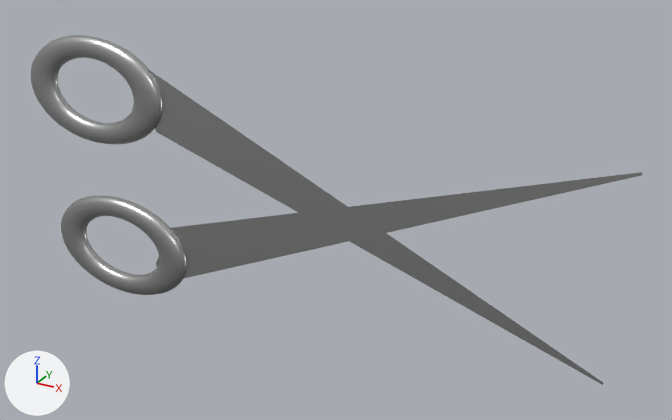
What one commit did to the FBX model Assets/Models/FBX files/Scissors.fbx.
One viewpoint serves both versions: a 50 mm camera at (19.78, -2.63, 3.53) aimed at (15.11, 5.85, -0.71). Lighting does not change. The marker at lower left points along +X, +Y and +Z. Where no turn or scale is listed for an object, it has been applied to the vertices.
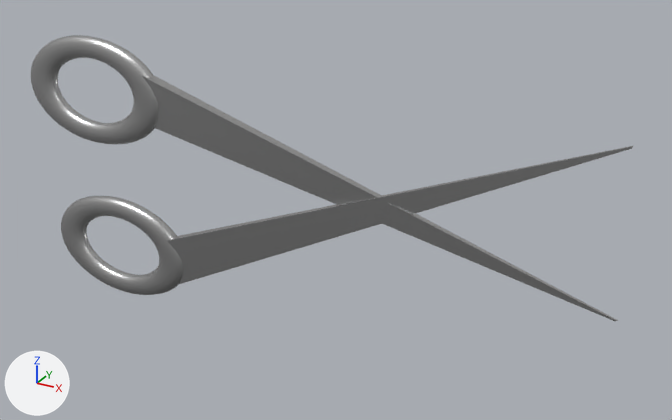
Where the change shows, as pixel boxes (x1, y1, x2, y2) in the pictures (672 x 420 px):
'Torus', reshaped (18% shorter): before (31, 35, 642, 385); after (31, 35, 633, 321)
part 1 of me_torus, rebuilt (56% shorter): before (148, 69, 604, 385); after (167, 146, 633, 285)
part 2 of me_torus, built on: before (156, 172, 642, 279); after (142, 75, 618, 321)

The change in detail:
me_torus is used by ob_torus; location (15.239, 5.596, -0.645).
Verts and faces of me_torus; kept vertices keep their numbers, new ones are numbered from 1164.
Before the commit, vertices of me_torus: 1152 (-2.52, 0.0, -1.5), 1153 (3.18, 0.0, 1.08) at pixel (642, 175), 1154 (-2.34, 0.0, -0.67) at pixel (169, 227), 1155 (3.17, 0.0, 1.1) at pixel (641, 172), 1156 (-2.61, 0.0, -1.24) at pixel (155, 264).
Before the commit, vertices of me_torus: 1157 (3.18, 0.0, 1.1) at pixel (642, 172).
me_torus had 1164 vertices, 1156 faces and spanned x -4.37..3.18, y -0.11..0.09, z -1.78..1.62.
me_torus now has 1168 vertices, 1164 faces and spans x -4.37..3.15, y -0.11..0.09, z -1.78..1.62.
me_torus part 1: the loose piece of 6 vertices spanning x -2.7..3.1, y 0.0, z -1.21..1.39 is rebuilt with 8 vertices and now spans x -2.46..3.07, y -0.09..0.05, z -1.46..1.35.
Part 2, on me_torus:
Vertices deleted: 1152, 1154 to 1157 (with the faces that use them).
Vertex 1153 moves to (3.12, -0.01, -0.46), pixel (614, 321).
New vertex 1164 is at (3.15, 0.0, -0.44), pixel (617, 320).
New vertex 1165 is at (3.15, -0.02, -0.44), pixel (617, 321).
New vertex 1166 is at (3.12, -0.01, -0.46), pixel (614, 321).
New vertex 1167 is at (-2.56, 0.06, 1.28).
New vertex 1168 is at (-2.71, 0.0, 0.67).
New vertex 1169 is at (-2.56, -0.08, 1.28), pixel (138, 73).
New vertex 1170 is at (-2.71, -0.02, 0.67).
New faces: (1165, 1169, 1170, 1166), (1153, 1164, 1165, 1166), (1153, 1168, 1167, 1164), (1167, 1168, 1170, 1169), (1153, 1166, 1170, 1168), (1164, 1167, 1169, 1165).
